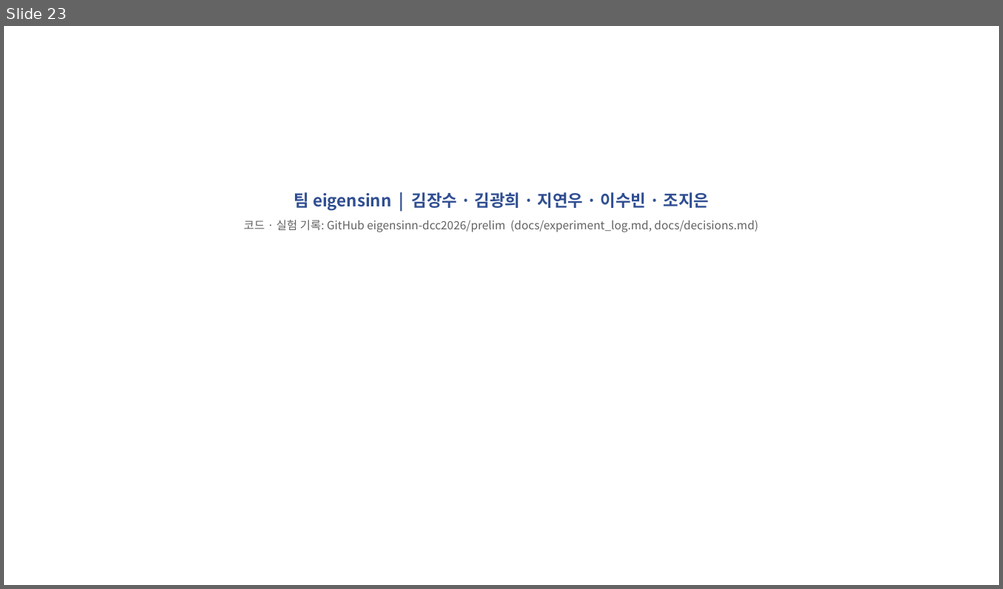
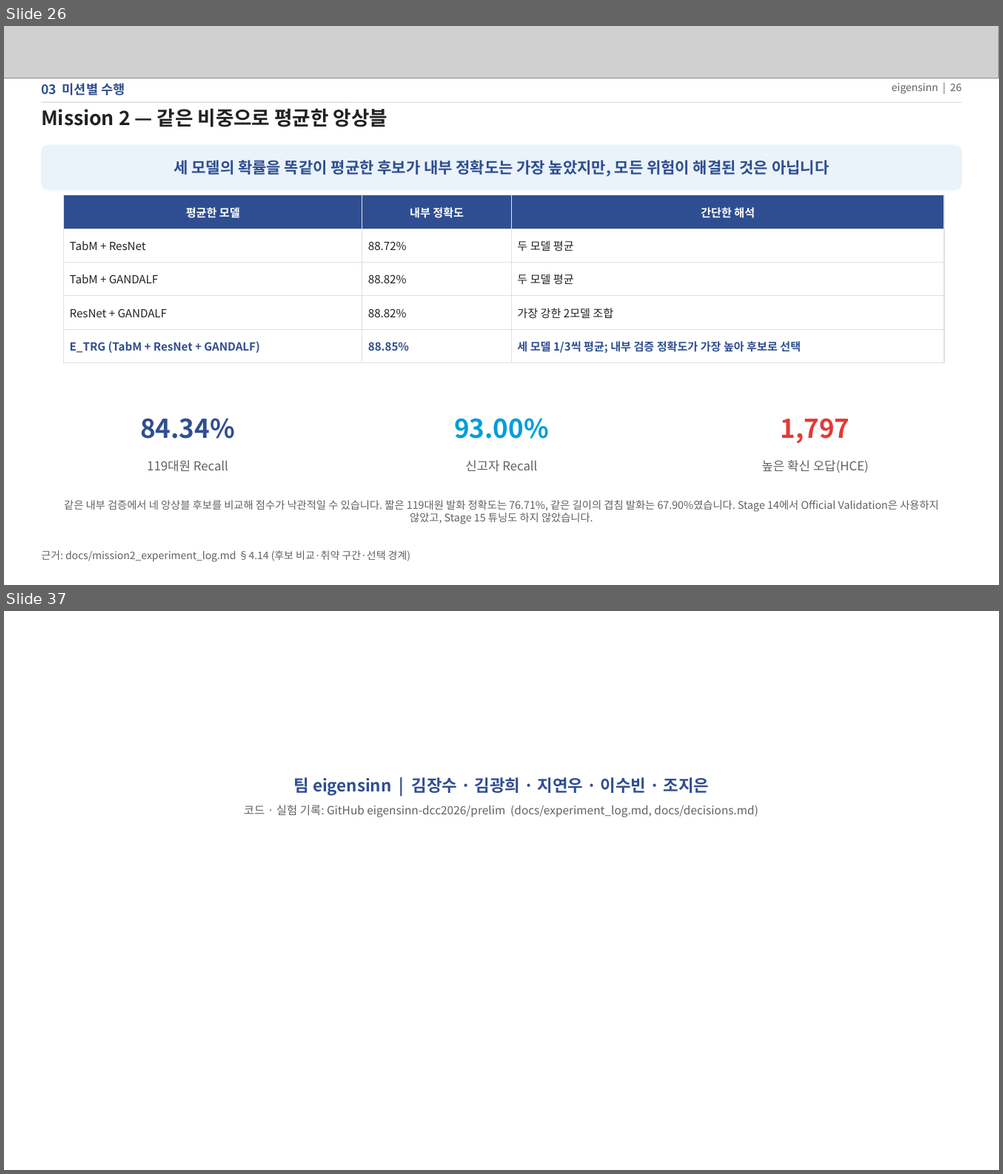
Before and after one commit to eigensinn-dcc2026/prelim, a slide deck: ppt/DCC2026_예선_결과정리.pptx. Shown one above the other, each under a label of ours: slide 23 before the commit, slides 26 and 37 after it; the slides between them are not shown. The pictures are 1003x589 and 1003x1174 pixels, drawn with LibreOffice and Linux fonts; fonts in the diff are those of the drawing; grey boxes stand for pictures; background and template pictures are left out. Boxes give left, top, right and bottom in pixels: in the first picture for what was removed or moved away, otherwise in the second. Text is boxed around its words. In the diff, an @@ line names an element or a change of style, - is before the commit and + after.

Commit message:
docs: 예선 결과 PPT 최신 통합본 반영

```diff
--- a/ppt/DCC2026_예선_결과정리.pptx
+++ b/ppt/DCC2026_예선_결과정리.pptx
@@ slide 26 added at (4, 26, 999, 585), background #FFFFFF @@
@@ picture added at (4, 26, 999, 79) @@
@@ text added at (41, 83, 125, 96), 12.5 pt, text #2F4E91, bold @@
+03 미션별 수행
@@ text added at (891, 83, 962, 94), 10 pt, text #616161 @@
+eigensinn | 26
@@ line added from (41, 102) to (962, 102), #E0E0E0 1 pt @@
@@ text added at (41, 108, 387, 127), 19 pt, text #212121, bold @@
+Mission 2 — 같은 비중으로 평균한 앙상블
@@ rounded rectangle added at (41, 145, 962, 190), fill #EAF3FA, outline #EAF3FA 1 pt @@
@@ text added at (173, 160, 828, 176), 15 pt, text #2F4E91, bold @@
+세 모델의 확률을 똑같이 평균한 후보가 내부 정확도는 가장 높았지만, 모든 위험이 해결된 것은 아닙니다
@@ table added at (64, 195, 944, 356), 5 rows, 3 columns @@
+평균한 모델 | 내부 정확도 | 간단한 해석
+TabM + ResNet | 88.72% | 두 모델 평균
+TabM + GANDALF | 88.82% | 두 모델 평균
+ResNet + GANDALF | 88.82% | 가장 강한 2모델 조합
+E_TRG (TabM + ResNet + GANDALF) | 88.85% | 세 모델 1/3씩 평균; 내부 검증 정확도가 가장 높아 후보로 선택
@@ text added at (140, 418, 235, 439), 25 pt, text #2F4E91, bold @@
+84.34%
@@ text added at (454, 418, 549, 439), 25 pt, text #009DDA, bold @@
+93.00%
@@ text added at (780, 418, 850, 444), 25 pt, text #E53935, bold @@
+1,797
@@ text added at (147, 460, 228, 471), 12 pt, text #616161 @@
+119대원 Recall
@@ text added at (465, 460, 537, 472), 12 pt, text #616161 @@
+신고자 Recall
@@ text added at (762, 460, 868, 473), 12 pt, text #616161 @@
+높은 확신 오답(HCE)
@@ text added at (64, 500, 939, 525), 10.2 pt, text #616161 @@
+같은 내부 검증에서 네 앙상블 후보를 비교해 점수가 낙관적일 수 있습니다. 짧은 119대원 발화 정확도는 76.71%, 같은 길이의 겹침 발화는 67.90%였습니다. Stage 14에서 Official Validation은 사용하지 않았고, Stage 15 튜닝도 하지 않았습니다.
@@ text added at (41, 551, 410, 562), 10 pt, text #616161 @@
+근거: docs/mission2_experiment_log.md §4.14 (후보 비교·취약 구간·선택 경계)
@@ what was slide 23 is now slide 37 @@
```
Also in this commit, not shown: 9 slides changed, 13 other slides added.
